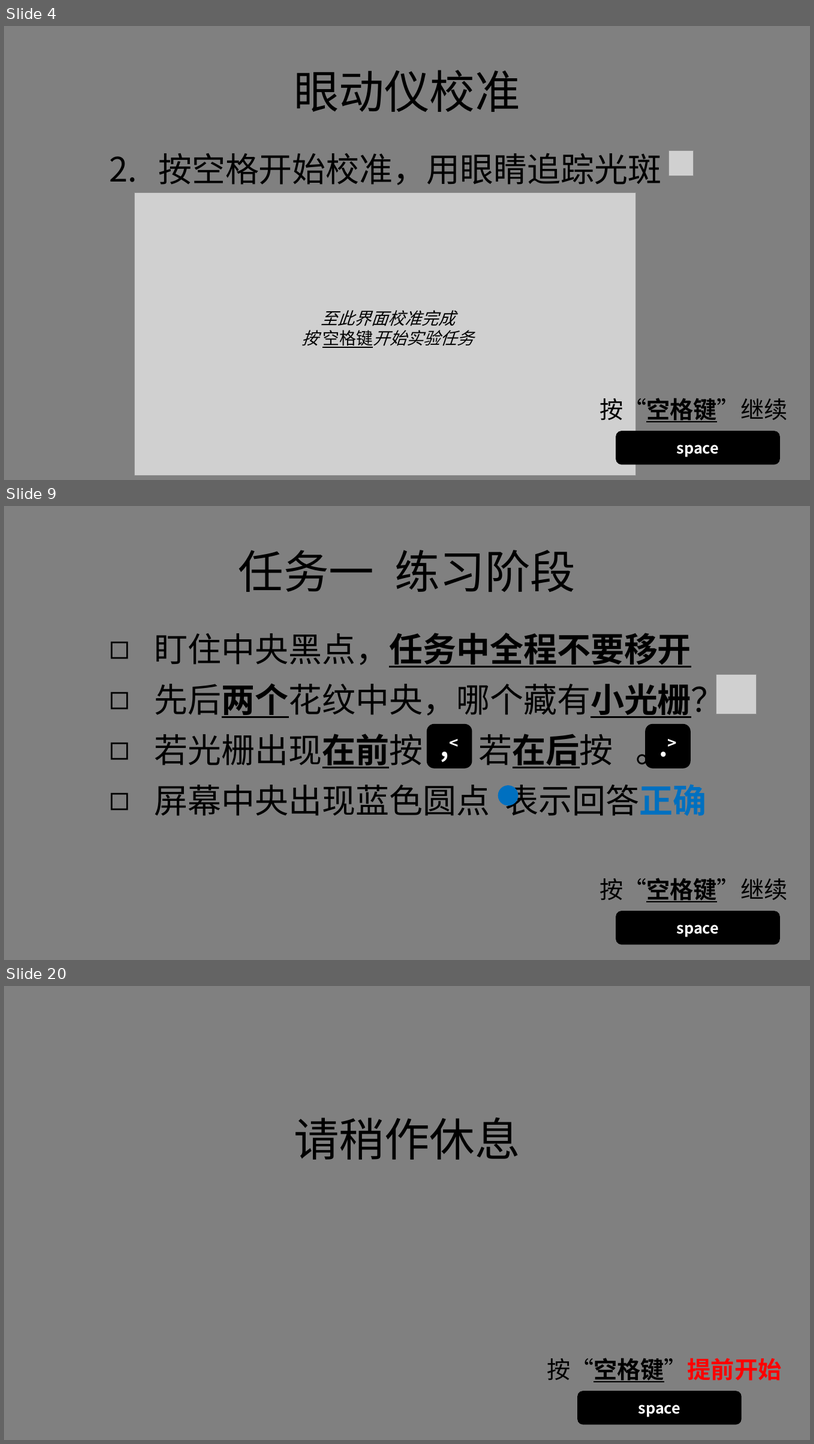
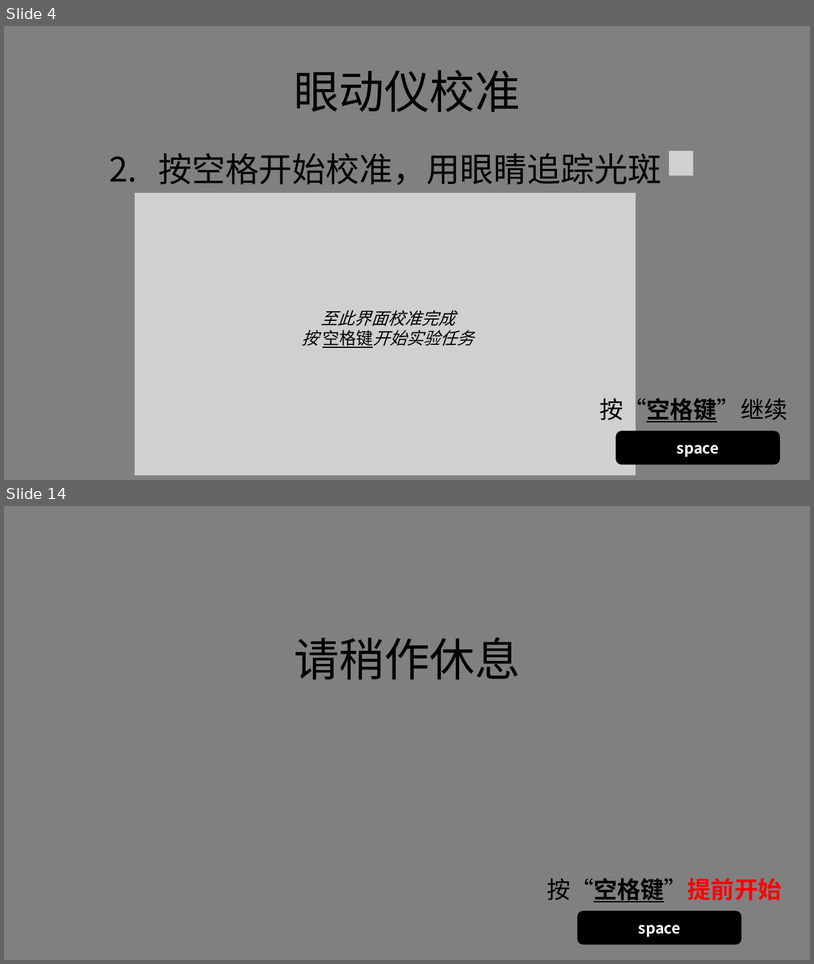
Before and after one commit to lyxose/FreeView, a slide deck: Instructions.pptx. Shown one above the other, each under a label of ours: slides 4, 9 and 20 before the commit, slides 4 and 14 after it; the slides between them are not shown. The pictures are 814x1444 and 814x964 pixels, drawn with LibreOffice and Linux fonts; fonts in the diff are those of the drawing; grey boxes stand for pictures. Boxes give left, top, right and bottom in pixels: in the first picture for what was removed or moved away, otherwise in the second. Text is boxed around its words. In the diff, an @@ line names an element or a change of style, - is before the commit and + after.

```diff
--- a/Instructions.pptx
+++ b/Instructions.pptx
@@ slide 9 removed at (4,506,810,960), background #808080 @@
@@ text removed at (238,550,576,592) @@
-任务一 练习阶段
@@ text removed at (155,633,725,816) @@
-◻ 盯住中央黑点，任务中全程不要移开
-◻ 先后两个花纹中央，哪个藏有小光栅？
-◻ 若光栅出现在前按 ，若在后按 。
-◻ 屏幕中央出现蓝色圆点 表示回答正确
@@ picture removed at (717,674,757,714) @@
@@ rounded rectangle removed at (427,724,472,768) @@
-,<
@@ rounded rectangle removed at (646,724,691,768) @@
-.>
@@ ellipse removed at (498,785,519,805) @@
@@ text removed at (600,877,788,902) @@
-按“空格键”继续
@@ rounded rectangle removed at (616,911,780,945) @@
-space
@@ what was slide 20 is now slide 14 @@
```
Also in this commit, not shown: 10 slides changed, 5 other slides removed, 36 other files.
